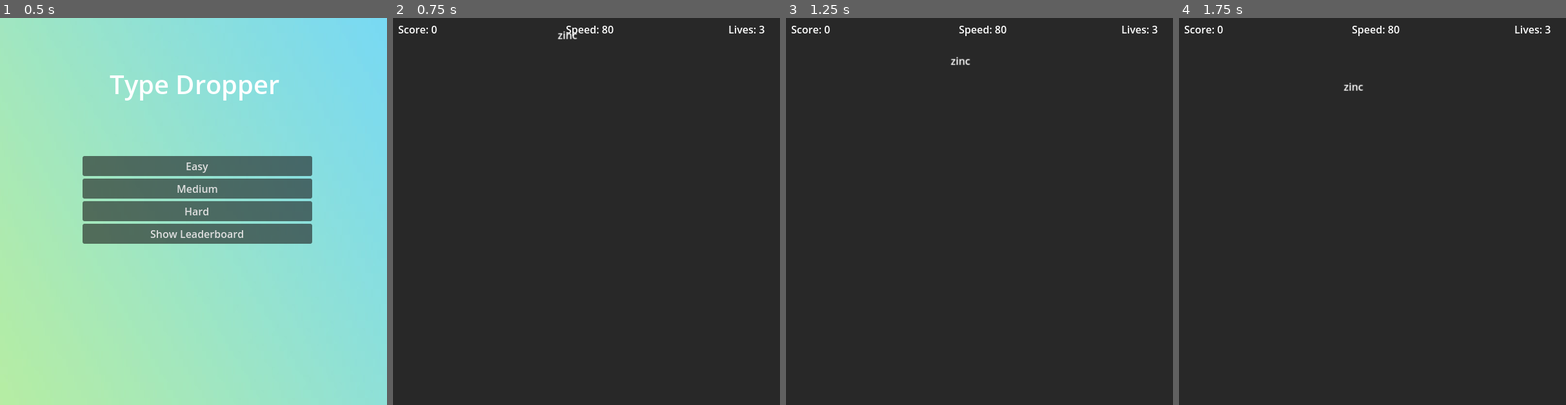
Above: before the commit, frames 1-4 (left to right).
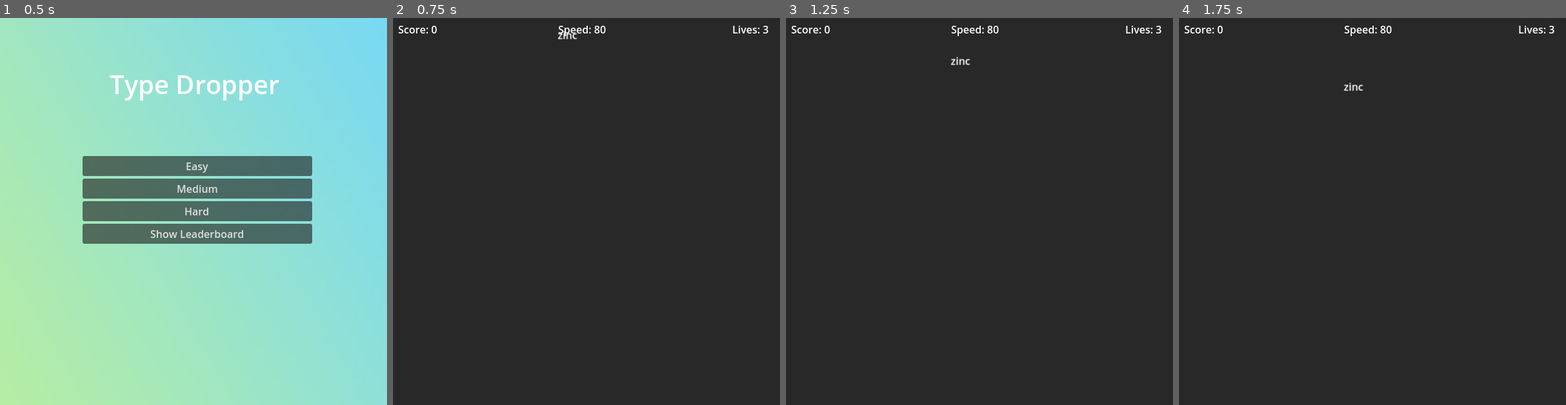
Above: after the commit, the same moments.

Repository: Sneakyweasel90/TypeDropper_Godot
Game: Godot game, scene res://MainMenu.tscn
The game is run twice, just before and just after one commit, with the same random seed, the same clock (stepped at 60 frames per second) and the same inputs.
Inputs:
- Up to frame 1 (0.5 s): no input
- Up to frame 2 (0.75 s): click "Easy" at 0.5 s
- Up to frame 3 (1.25 s): no input
- Up to frame 4 (1.75 s): tap Enter at 1.25 s; tap Backspace at 1.35 s

Frame 1 is identical in both runs. In frame 2, 0.3% of the frame differs, in the area x 42-97%, y 2-5%; in frame 3, 0.3%; in frame 4, 0.3%.

Commit message:
added lose screen with score

Diff:
--- a/type-dropper/FallingWord.gd
+++ b/type-dropper/FallingWord.gd
@@ -1,6 +1,6 @@
 extends Node2D
 
-@export var speed: float = 80
+@export var speed: float
 var word: String = ""
 var typed_length: int = 0
 var wrong_index: int = -1
--- /dev/null
+++ b/type-dropper/GameOver.gd
@@ -0,0 +1,14 @@
+extends Control
+
+@export var final_score: int = 0
+@export var top_score: int = 0
+
+func _ready():
+	$ScoreLabel.text = "Your Score: %d" % final_score
+	$TopScoreLabel.text = "Top Score: %d" % top_score
+
+func _on_retry_btn_pressed() -> void:
+	get_tree().change_scene_to_file("res://TypeDropper.tscn")
+
+func _on_main_menu_btn_pressed() -> void:
+	get_tree().change_scene_to_file("res://MainMenu.tscn")
--- /dev/null
+++ b/type-dropper/GameOver.tscn
@@ -0,0 +1,57 @@
+[gd_scene load_steps=3 format=3 uid="uid://ckcudnkwtpimi"]
+
+[ext_resource type="Script" uid="uid://64w2gpd38ai8" path="res://GameOver.gd" id="1_a1htc"]
+[ext_resource type="Texture2D" uid="uid://bii8ld0ebkvcq" path="res://assets/gradient-toxic.jpg" id="2_eksk4"]
+
+[node name="GameOver" type="Control"]
+layout_mode = 3
+anchors_preset = 0
+script = ExtResource("1_a1htc")
+
+[node name="BackgroundImage" type="TextureRect" parent="."]
+layout_mode = 0
+offset_left = -1.0
+offset_top = -4.0
+offset_right = 601.0
+offset_bottom = 598.0
+texture = ExtResource("2_eksk4")
+expand_mode = 2
+stretch_mode = 6
+
+[node name="VBoxContainer" type="VBoxContainer" parent="."]
+layout_mode = 0
+offset_left = 156.0
+offset_top = 285.0
+offset_right = 454.0
+offset_bottom = 378.0
+
+[node name="RetryBtn" type="Button" parent="VBoxContainer"]
+layout_mode = 2
+theme_override_font_sizes/font_size = 25
+text = "Retry?"
+
+[node name="MainMenuBtn" type="Button" parent="VBoxContainer"]
+layout_mode = 2
+theme_override_font_sizes/font_size = 25
+text = "Main Menu"
+
+[node name="Label" type="Label" parent="."]
+layout_mode = 0
+offset_left = 187.0
+offset_top = 63.0
+offset_right = 416.0
+offset_bottom = 118.0
+theme_override_font_sizes/font_size = 40
+text = "Game Over!"
+
+[node name="ScoreLabel" type="Label" parent="."]
+layout_mode = 0
+offset_left = 86.0
+offset_top = 173.0
+offset_right = 530.0
+offset_bottom = 213.0
+theme_override_font_sizes/font_size = 26
+text = "Your Score = "
+
+[connection signal="pressed" from="VBoxContainer/RetryBtn" to="." method="_on_retry_btn_pressed"]
+[connection signal="pressed" from="VBoxContainer/MainMenuBtn" to="." method="_on_main_menu_btn_pressed"]
--- a/type-dropper/TypeDropper.tscn
+++ b/type-dropper/TypeDropper.tscn
@@ -22,9 +22,9 @@
 text = "Score = 0"
 
 [node name="LivesLabel" type="Label" parent="."]
-offset_left = 520.0
+offset_left = 526.0
 offset_top = 6.0
-offset_right = 586.0
+offset_right = 592.0
 offset_bottom = 29.0
 text = "Lives = 3"
 
@@ -38,9 +38,9 @@
 vertical_alignment = 1
 
 [node name="SpeedLabel" type="Label" parent="."]
-offset_left = 268.0
+offset_left = 256.0
 offset_top = 6.0
-offset_right = 342.0
+offset_right = 330.0
 offset_bottom = 29.0
 text = "Speed = 0"
 
--- a/type-dropper/Typedropper.gd
+++ b/type-dropper/Typedropper.gd
@@ -9,6 +9,7 @@
 var current_input: String = ""
 var word_speed = 80
 var current_word: Node = null # Need to track the active word with this
+var game_running: bool = true
 
 func _ready():
 	if $GameOverLabel:
@@ -54,6 +55,9 @@
 				current_input = current_input.substr(0, current_input.length() - 1)
 				if $InputLabel:
 					$InputLabel.text = current_input
+		if event.keycode == Key.KEY_ESCAPE:
+			return_to_main_menu()
+			return
 		elif event.unicode != 0:
 			var typed_char = char(event.unicode).to_lower()
 			current_input += typed_char
@@ -61,13 +65,14 @@
 				$InputLabel.text = current_input
 
 		if current_word.has_method("check_word") and current_word.check_word(current_input):
-			score += 100
-			word_speed += 2
-			current_input = ""
-			if $InputLabel:
-				$InputLabel.text = ""
-			current_word = null
-			spawn_word()
+			if game_running:
+				score += 100
+				word_speed += 2
+				current_input = ""
+				if $InputLabel:
+					$InputLabel.text = ""
+				current_word = null
+				spawn_word()
 
 func _process(_delta):
 	if $ScoreLabel:
@@ -81,6 +86,8 @@
 		game_over()
 
 func spawn_word():
+	if not game_running:
+		return
 	if not word_scene or words.is_empty():
 		return
 	var word_instance = word_scene.instantiate()
@@ -93,17 +100,35 @@
 	current_word = word_instance
 
 func game_over():
+	game_running = false
 	$SpawnTimer.stop()
 	set_process(false)
 	set_process_input(false)
 
+	#Clear the words when lose
 	for child in get_children():
-		if child is Node2D and child.has_method("_process"):
-			child.set_process(false)
+		if child is Node2D and child.has_method("check_word"):
+			child.queue_free()
 
-	if $GameOverLabel:
-		$GameOverLabel.text = "Game Over!\nScore: %d" % score
-		$GameOverLabel.visible = true
+	#Loading GameOver scene
+	var game_over_scene = load("res://GameOver.tscn").instantiate()
+	game_over_scene.final_score = score
+
+	get_tree().root.add_child(game_over_scene)
+
+	#Need to free current game scene
+	if get_tree().current_scene:
+		get_tree().current_scene.queue_free()
+	get_tree().current_scene = game_over_scene
+
 
 func decrease_life():
 	lives -= 1
+
+func return_to_main_menu():
+	$SpawnTimer.stop()
+	var main_menu = load("res://MainMenu.tscn").instantiate()
+	get_tree().root.add_child(main_menu)
+	if get_tree().current_scene:
+		get_tree().current_scene.queue_free()
+	get_tree().current_scene = main_menu
Not shown, added: type-dropper/GameOver.gd.uid
